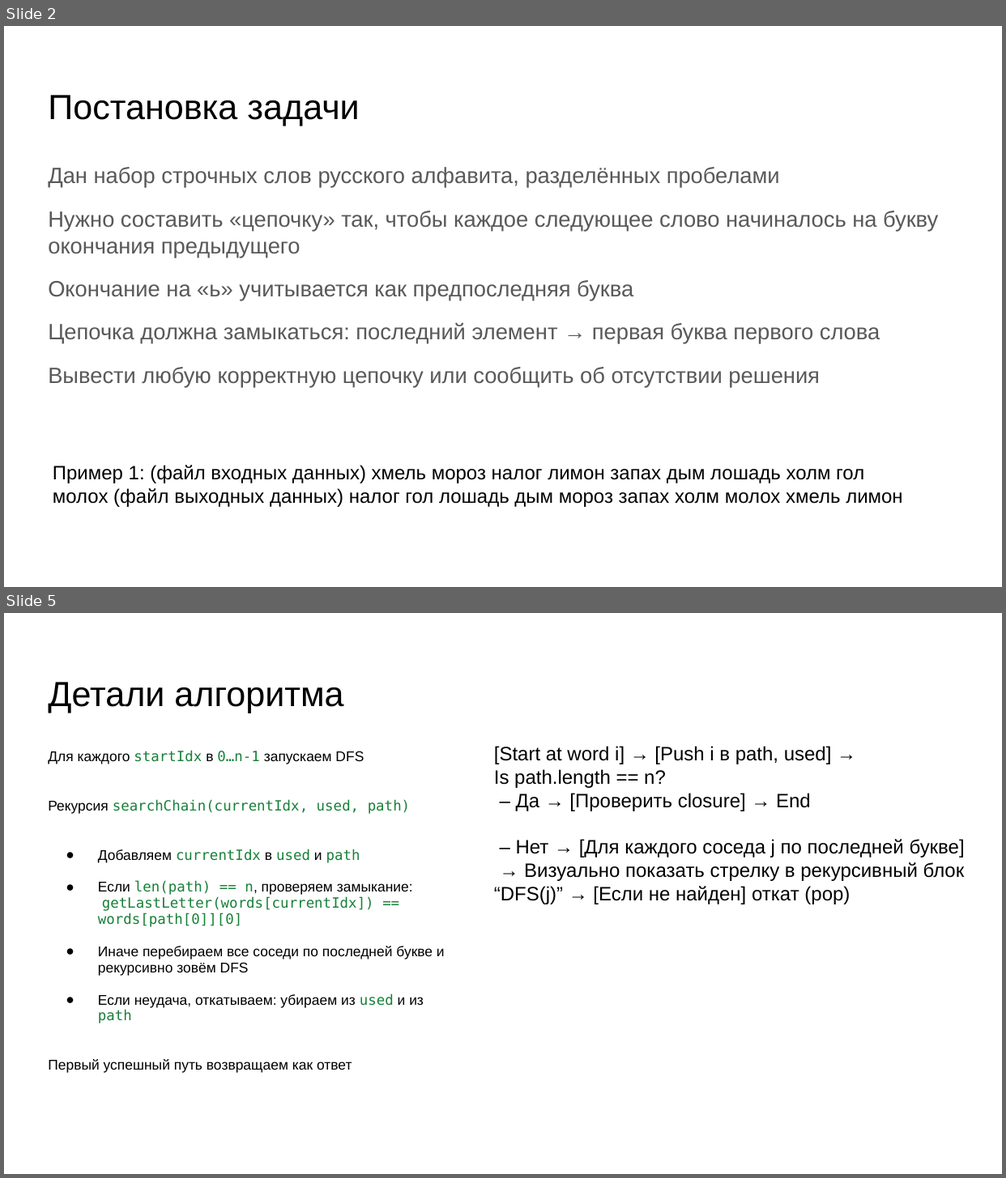
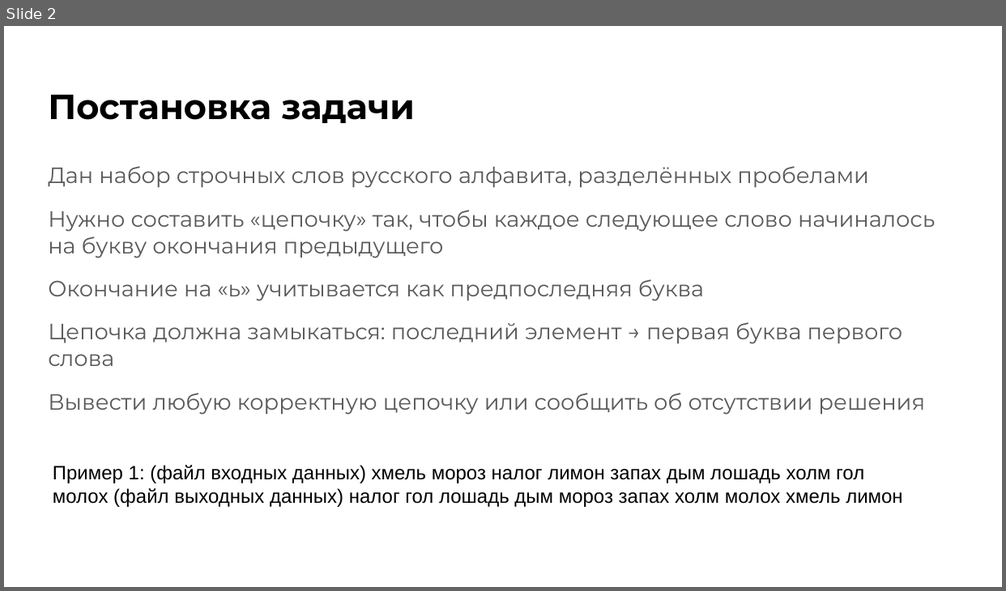
Before and after one commit to SaveliyShutov/IKM_ShutovSaveliy, a slide deck: Игра в слова.pptx. Shown one above the other, each under a label of ours: slides 2 and 5 before the commit, slide 2 after it; the slides between them are not shown. The pictures are 1006x1178 and 1006x591 pixels, drawn with LibreOffice and Linux fonts; fonts in the diff are those of the drawing. Boxes give left, top, right and bottom in pixels: in the first picture for what was removed or moved away, otherwise in the second. Text is boxed around its words. In the diff, an @@ line names an element or a change of style, - is before the commit and + after.

```diff
--- a/Игра в слова.pptx
+++ b/Игра в слова.pptx
@@ slide 5 removed at (4,613,1002,1174), background #FFFFFF @@
@@ title removed at (48,682,343,713) @@
-Детали алгоритма
@@ text removed at (48,750,445,1072) @@
-Для каждого startIdx в 0…n-1 запускаем DFS
-Рекурсия searchChain(currentIdx, used, path)
-● Добавляем currentIdx в used и path
-● Если len(path) == n, проверяем замыкание:
-  getLastLetter(words[currentIdx]) == words[path[0]][0]
-● Иначе перебираем все соседи по последней букве и рекурсивно зовём DFS
-● Если неудача, откатываем: убираем из used и из path
-Первый успешный путь возвращаем как ответ
@@ text removed at (494,746,965,905) @@
-[Start at word i] → [Push i в path, used] →
-Is path.length == n?
-– Да → [Проверить closure] → End
-– Нет → [Для каждого соседа j по последней букве]
-→ Визуально показать стрелку в рекурсивный блок “DFS(j)” → [Если не найден] откат (pop)
@@ slide 2 changed as well @@
@@ title "Постановка задачи" at (48,94,415,123): font Arial to Montserrat, bold on @@
@@ text "Дан набор строчных слов русского ..." at (48,166,935,415): font Arial to Montserrat @@
```
Also in this commit, not shown: 2 other slides changed, 5 slides added, 4 other slides removed.
